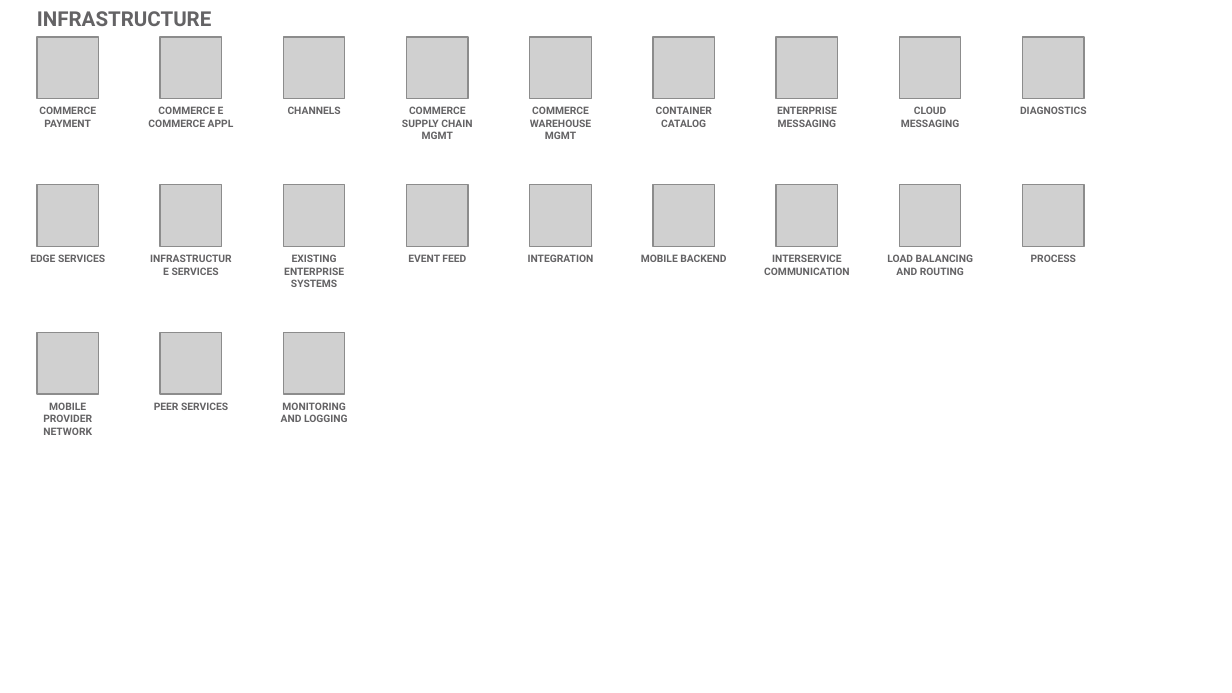
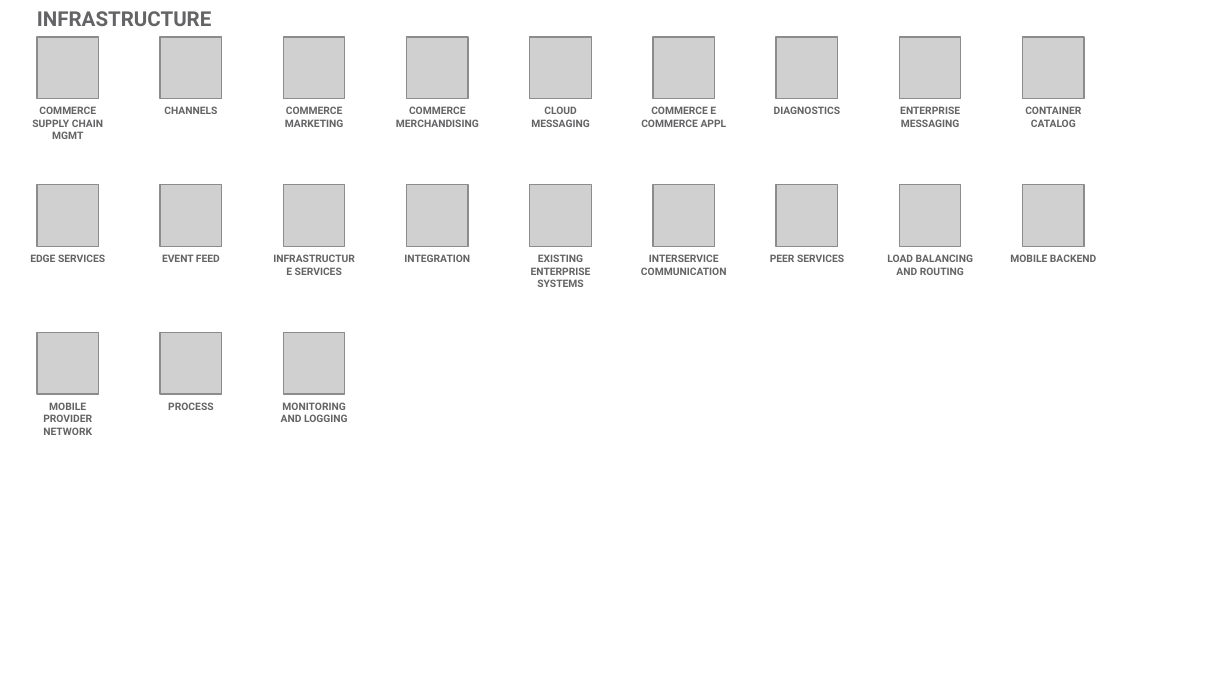
Before and after one commit to l2fprod/myarchitecture, a slide deck: slide 17 of mycatalog-architecture-diagram-template.pptx. Drawn at 1232x693 pixels with LibreOffice and Linux fonts; fonts in the diff are those of the drawing; grey boxes stand for pictures. Boxes give left, top, right and bottom in pixels: in the first picture for what was removed or moved away, otherwise in the second. Text is boxed around its words. In the diff, an @@ line names an element or a change of style, - is before the commit and + after.

```diff
--- a/mycatalog-architecture-diagram-template.pptx
+++ b/mycatalog-architecture-diagram-template.pptx
@@ text at [32,106,103,139]: text changed @@
-COMMERCE PAYMENT
+COMMERCE SUPPLY CHAIN MGMT
@@ 3 texts: place and size @@
-3 texts at [288,106,850,275]
+3 texts at [164,106,727,275]
@@ text at [285,106,344,127]: text changed @@
-COMMERCE E COMMERCE APPL
+COMMERCE MARKETING
@@ text at [396,106,479,127]: text changed @@
-COMMERCE SUPPLY CHAIN MGMT
+COMMERCE MERCHANDISING
@@ text at [531,106,589,127]: text changed @@
-COMMERCE WAREHOUSE MGMT
+CLOUD MESSAGING
@@ text at [641,106,727,127]: text changed @@
-CONTAINER CATALOG
+COMMERCE E COMMERCE APPL
@@ text at [774,106,841,114]: text changed @@
-ENTERPRISE MESSAGING
+DIAGNOSTICS
@@ text at [900,106,960,127]: text changed @@
-CLOUD MESSAGING
+ENTERPRISE MESSAGING
@@ text at [1025,106,1081,127]: text changed @@
-DIAGNOSTICS
+CONTAINER CATALOG
@@ text "EVENT FEED": place and size @@
-text "EVENT FEED" at [408,254,466,262]
+text "EVENT FEED" at [162,254,220,262]
@@ text "INFRASTRUCTURE SERVICES": place and size @@
-text "INFRASTRUCTURE SERVICES" at [172,267,219,275]
+text "INFRASTRUCTURE SERVICES" at [295,267,342,275]
@@ text "EXISTING ENTERPRISE SYSTEMS": place and size @@
-text "EXISTING ENTERPRISE SYSTEMS" at [284,254,344,287]
+text "EXISTING ENTERPRISE SYSTEMS" at [531,254,591,287]
@@ text removed at [641,254,726,262] @@
-MOBILE BACKEND
@@ text added at [770,254,844,262], 6 pt, text #646365, bold @@
+PEER SERVICES
@@ text at [1010,254,1096,262]: text changed @@
-PROCESS
+MOBILE BACKEND
@@ text at [168,402,213,410]: text changed @@
-PEER SERVICES
+PROCESS
```
Also in this commit, not shown: 16 other slides changed, 1 slide added, 1 slide removed.
